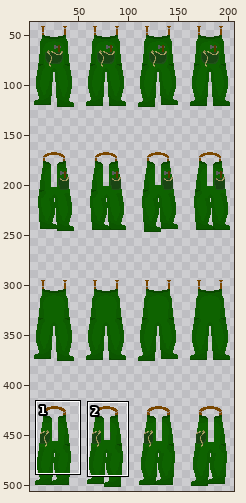
Edited in one commit: sprite sheet (assets/playerCustom/clothingOver/dredgersGreen.png). The first picture is a wide view before the edit; the outline marks the close-up.
Close-up. Before the commit:
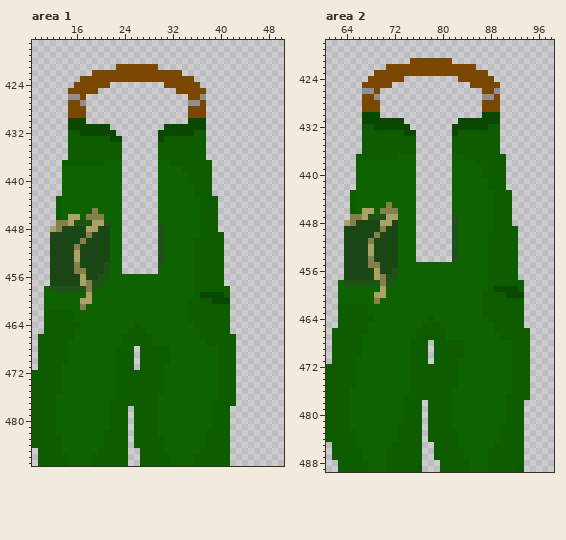
The file is 208x508 pixels. Shown: area 1: x 9..50, y 417..487; area 2: x 61..98, y 418..489. The wide view leaves out empty margins. The commit also changed other parts of the picture, which this record leaves out.
Now the later version:
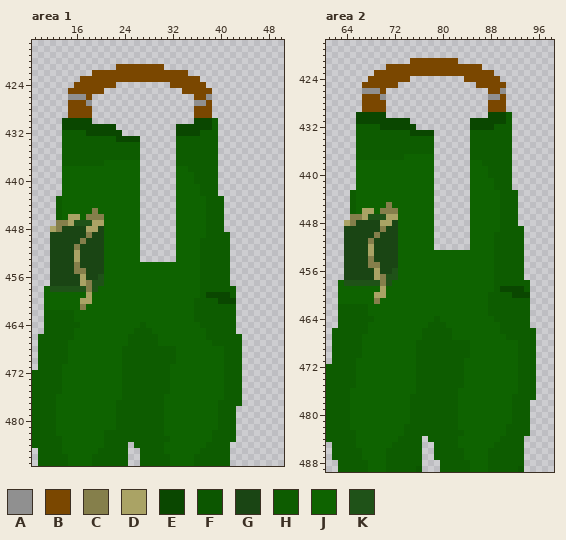
Palette (. is transparent): A #909090  B #7a4700  C #857f4b  D #aaa365  E #0a4700  F #0c5600  G #1a4514  H #0d5c00  J #0e6300  K #1f5218
What changed:
Area 1:
y 421: x 30 . -> B
y 422: x 34 . -> B
y 423: x 36 . -> B
y 424: x 22 . -> B; x 31 B -> .; x 37 . -> B
y 425: x 20 . -> B; x 33 B -> .; x 38 . -> B
y 426: x 17..18 B. -> AB; x 35 B -> .; x 37..38 A. -> BA
y 427: x 17..18 A. -> BA; x 35 A -> .; x 37..38 B. -> AB
y 428..429: x 18 . -> B; x 35 B -> .; x 38 . -> B
y 430: x 14 . -> E; x 18 . -> E; x 35 E -> .; x 38..39 .. -> EH
y 431: x 14 . -> E; x 22 . -> E; x 31..32 EE -> ..; x 38..39 .. -> EH
y 432: x 14 . -> H; x 17 E -> H; x 23 . -> E; x 30..32 EEE -> ...; x 36 H -> E; x 38..39 .. -> HH
y 433: x 14 . -> H; x 22 E -> H; x 24..26 ... -> EEE; x 30..32 EHH -> ...; x 38..39 .. -> HH
y 434..436: x 14 . -> H; x 24..26 ... -> HHH; x 30..32 HHH -> ...; x 38..39 .. -> HH
y 437: x 24..26 ... -> JJJ; x 30..32 JJH -> ...; x 39 . -> H
y 438: x 24..26 ... -> JJJ; x 30..32 JJJ -> ...; x 34 H -> J; x 39 . -> H
y 439..440: x 24..26 ... -> JJJ; x 30..32 JJJ -> ...; x 35 H -> J; x 39 . -> H
y 441..442: x 24..26 ... -> JJJ; x 30..32 JJJ -> ...; x 36 H -> J; x 39 . -> H
y 443..446: x 24..26 ... -> JJJ; x 30..32 JJJ -> ...; x 37 H -> J; x 40 . -> H
y 447: x 21 K -> J; x 24..26 ... -> JJJ; x 30..32 KJJ -> ...; x 37 H -> J; x 40 . -> H
y 448: x 21 G -> J; x 24..26 ... -> JJJ; x 30..32 KJJ -> ...; x 37 H -> J; x 40 . -> H
y 449: x 21 G -> J; x 24..26 ... -> JJJ; x 30..32 KJJ -> ...; x 37 H -> J; x 41 . -> H
y 450..453: x 21 G -> J; x 24..26 ... -> JJJ; x 30..32 KJJ -> ...; x 36 H -> J; x 41 . -> H
y 454: x 21 K -> J; x 24..30 ......K -> JJJJJJJ; x 36 H -> J; x 41 . -> H
y 455: x 21 K -> J; x 24..29 ...... -> JJJJJJ; x 36 H -> J; x 41 . -> H
y 456: x 21 K -> J; x 36 H -> J; x 41 . -> H
y 457: x 36 H -> J; x 41 . -> H
y 458: x 36 H -> J; x 42 . -> H
y 459: x 36..37 HE -> JH; x 41..42 H. -> EH
y 460: x 35 H -> J; x 39 E -> H; x 42 . -> E
y 461..463: x 35 H -> J; x 42 . -> H
y 464: x 26..27 HJ -> JH; x 36 H -> J; x 42 . -> H
y 465: x 25 H -> J; x 28 J -> H; x 37 H -> J; x 42 . -> H
y 466: x 24 H -> J; x 29 J -> H; x 37 H -> J; x 43 . -> H
y 467: x 24 H -> J; x 29 J -> H; x 38 H -> J; x 43 . -> H
y 468..470: x 23 H -> J; x 26 . -> H; x 32 J -> H; x 40 H -> J; x 43 . -> H
y 471: x 23 H -> J; x 26 . -> H; x 31 J -> H; x 40 H -> J; x 43 . -> H
y 472..475: x 23 H -> J; x 31 J -> H; x 40 H -> J; x 43 . -> H
y 476: x 23 H -> J; x 30 J -> H; x 40 H -> J; x 43 . -> H
y 477: x 22 H -> J; x 30 J -> H; x 39 H -> J; x 43 . -> H
y 478..481: x 22 H -> J; x 25 . -> H; x 30 J -> H; x 39 H -> J; x 42 . -> H
y 482: x 25 . -> H; x 30 J -> H; x 38 H -> J; x 42 . -> H
y 483: x 25 . -> H; x 31 J -> H; x 38 H -> J; x 42 . -> H
Area 2:
y 421: x 82 . -> B
y 422: x 86 . -> B
y 423: x 88 . -> B
y 424: x 74 . -> B; x 83 B -> .; x 89 . -> B
y 425: x 72 . -> B; x 85 B -> .; x 90 . -> B
y 426: x 69..70 B. -> AB; x 87 B -> .; x 89..90 A. -> BA
y 427: x 69..70 A. -> BA; x 87 A -> .; x 89..90 B. -> AB
y 428..429: x 70 . -> B; x 87 B -> .; x 90 . -> B
y 430: x 66 . -> E; x 70 . -> E; x 87 E -> .; x 90..91 .. -> EH
y 431: x 66 . -> E; x 74 . -> E; x 83..84 EE -> ..; x 90..91 .. -> EH
y 432: x 66 . -> H; x 69 E -> H; x 75 . -> E; x 82..84 EEE -> ...; x 88 H -> E; x 90..91 .. -> HH
y 433: x 66 . -> H; x 74 E -> H; x 76..78 ... -> EEE; x 82..84 EHH -> ...; x 90..91 .. -> HH
y 434..436: x 66 . -> H; x 76..78 ... -> HHH; x 82..84 HHH -> ...; x 90..91 .. -> HH
y 437: x 73 J -> H; x 76..78 ... -> JJJ; x 82..84 JJH -> ...; x 91 . -> H
y 438: x 76..78 ... -> JJJ; x 82..84 JJJ -> ...; x 86 H -> J; x 91 . -> H
y 439..440: x 76..78 ... -> JJJ; x 82..84 JJJ -> ...; x 87 H -> J; x 91 . -> H
y 441..442: x 76..78 ... -> JJJ; x 82..84 JJJ -> ...; x 88 H -> J; x 91 . -> H
y 443..446: x 76..78 ... -> JJJ; x 82..84 JJJ -> ...; x 89 H -> J; x 92 . -> H
y 447..448: x 76..78 ... -> JJJ; x 82..84 KJJ -> ...; x 89 H -> J; x 92 . -> H
y 449: x 76..78 ... -> JJJ; x 82..84 KJJ -> ...; x 89 H -> J; x 93 . -> H
y 450..452: x 76..78 ... -> JJJ; x 82..84 KJJ -> ...; x 88 H -> J; x 93 . -> H
y 453..454: x 76..82 ......K -> JJJJJJJ; x 88 H -> J; x 93 . -> H
y 455..457: x 88 H -> J; x 93 . -> H
y 458: x 88 H -> J; x 94 . -> H
y 459: x 88..89 HE -> JH; x 93..94 H. -> EH
y 460: x 87 H -> J; x 91 E -> H; x 94 . -> E
y 461..463: x 87 H -> J; x 94 . -> H
y 464: x 78..79 HJ -> JH; x 88 H -> J; x 94 . -> H
y 465: x 77 H -> J; x 80 J -> H; x 89 H -> J; x 94 . -> H
y 466: x 76 H -> J; x 81 J -> H; x 89 H -> J; x 95 . -> H
y 467: x 76 H -> J; x 81 J -> H; x 90 H -> J; x 95 . -> H
y 468..470: x 75 H -> J; x 78 . -> H; x 84 J -> H; x 92 H -> J; x 95 . -> H
y 471: x 75 H -> J; x 78 . -> H; x 83 J -> H; x 92 H -> J; x 95 . -> H
y 472..475: x 75 H -> J; x 83 J -> H; x 92 H -> J; x 95 . -> H
y 476: x 75 H -> J; x 82 J -> H; x 92 H -> J; x 95 . -> H
y 477: x 74 H -> J; x 82 J -> H; x 91 H -> J; x 95 . -> H
y 478..481: x 74 H -> J; x 77 . -> H; x 82 J -> H; x 91 H -> J; x 94 . -> H
y 482: x 73 H -> J; x 77 . -> H; x 82 J -> H; x 90 H -> J; x 94 . -> H
y 483: x 73 H -> J; x 77 . -> H; x 83 J -> H; x 90 H -> J; x 94 . -> H
